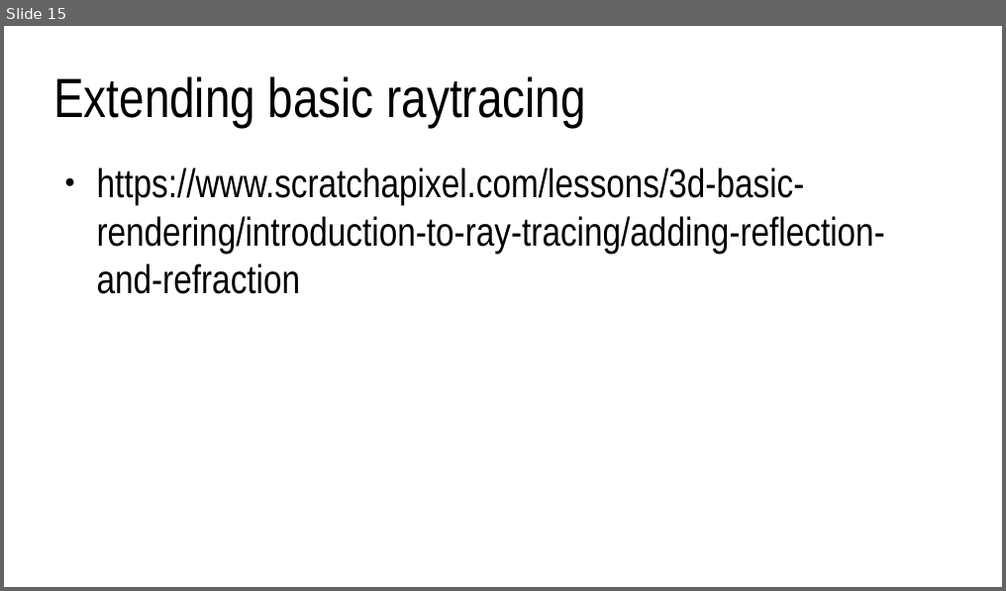
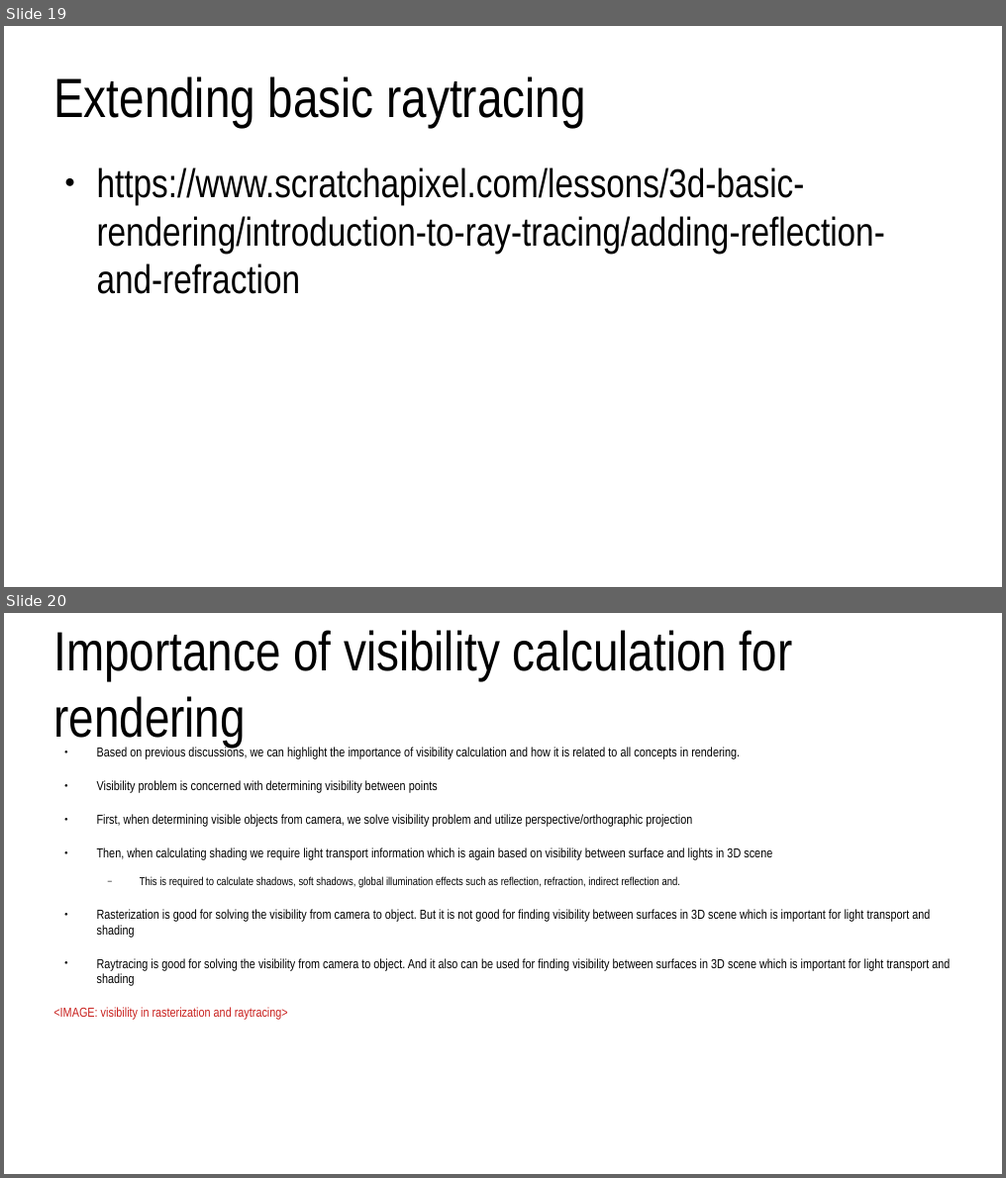
Before and after one commit to lorentzo/IntroductionToComputerGraphics, a slide deck: lectures/foundations_rendering/foundations_rendering.odp. Shown one above the other, each under a label of ours: slide 15 before the commit, slides 19 and 20 after it. The pictures are 1006x591 and 1006x1178 pixels, drawn with LibreOffice and Linux fonts; fonts in the diff are those of the drawing. Boxes give left, top, right and bottom in pixels: in the first picture for what was removed or moved away, otherwise in the second. Text is boxed around its words. In the diff, an @@ line names an element or a change of style, - is before the commit and + after.

Commit message:
3d scene and rendering foundations

```diff
--- a/lectures/foundations_rendering/foundations_rendering.odp
+++ b/lectures/foundations_rendering/foundations_rendering.odp
@@ slide 20 added at [4, 613, 1002, 1174], background #FFFFFF @@
@@ title added at [54, 630, 792, 747], 44 pt, text #000000 @@
+Importance of visibility calculation for rendering
@@ text added at [54, 747, 949, 1020], 10.4 pt, text #000000 @@
+● Based on previous discussions, we can highlight the importance of visibility calculation and how it is related to all concepts in rendering.
+● Visibility problem is concerned with determining visibility between points
+● First, when determining visible objects from camera, we solve visibility problem and utilize perspective/orthographic projection
+● Then, when calculating shading we require light transport information which is again based on visibility between surface and lights in 3D scene
+  − This is required to calculate shadows, soft shadows, global illumination effects such as reflection, refraction, indirect reflection and.
+● Rasterization is good for solving the visibility from camera to object. But it is not good for finding visibility between surfaces in 3D scene which is important for light transport and shading
+● Raytracing is good for solving the visibility from camera to object. And it also can be used for finding visibility between surfaces in 3D scene which is important for light transport and shading
+<IMAGE: visibility in rasterization and raytracing>
@@ what was slide 15 is now slide 19 @@
```
Also in this commit, not shown: 6 slides changed, 4 other slides added, 5 other files.
